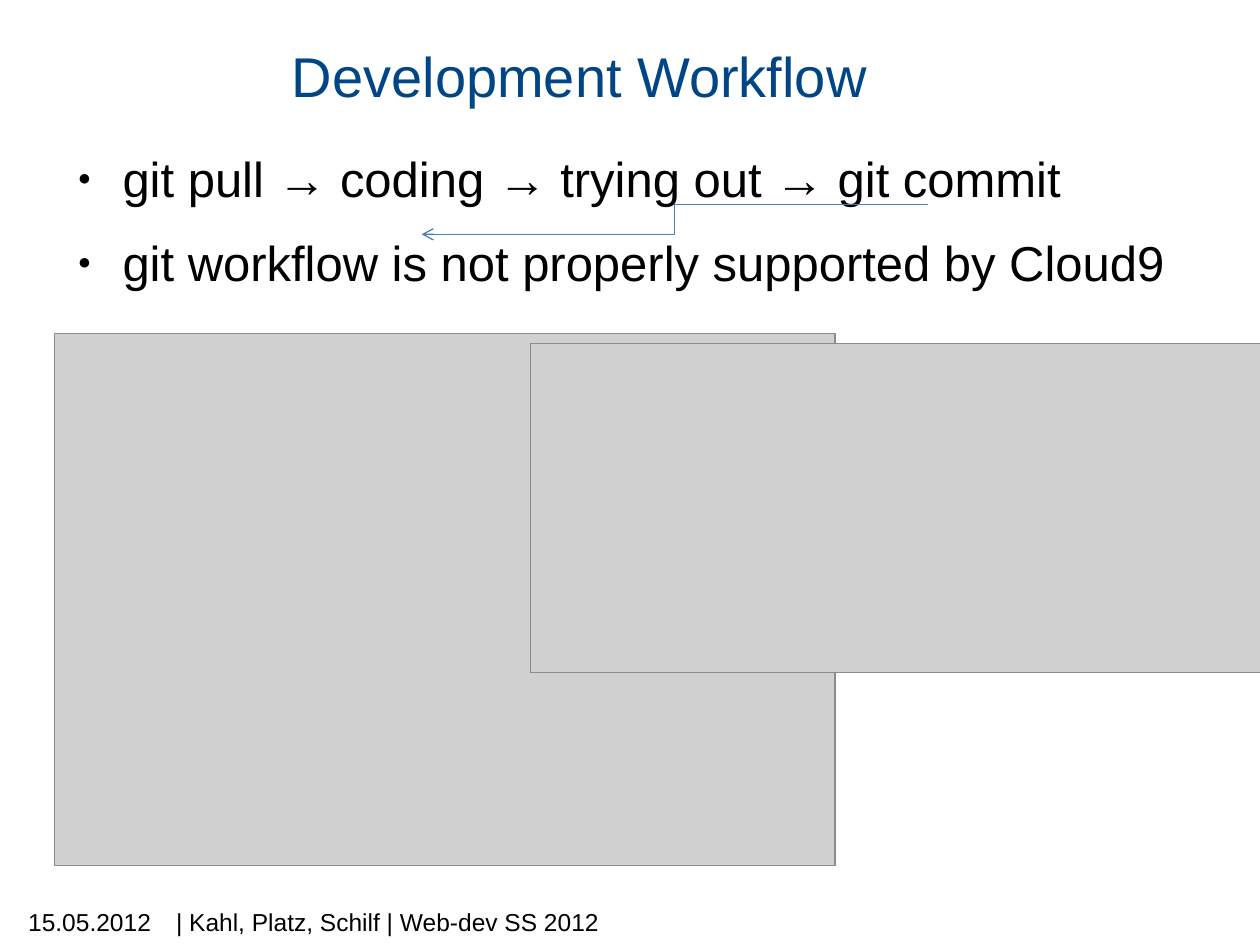
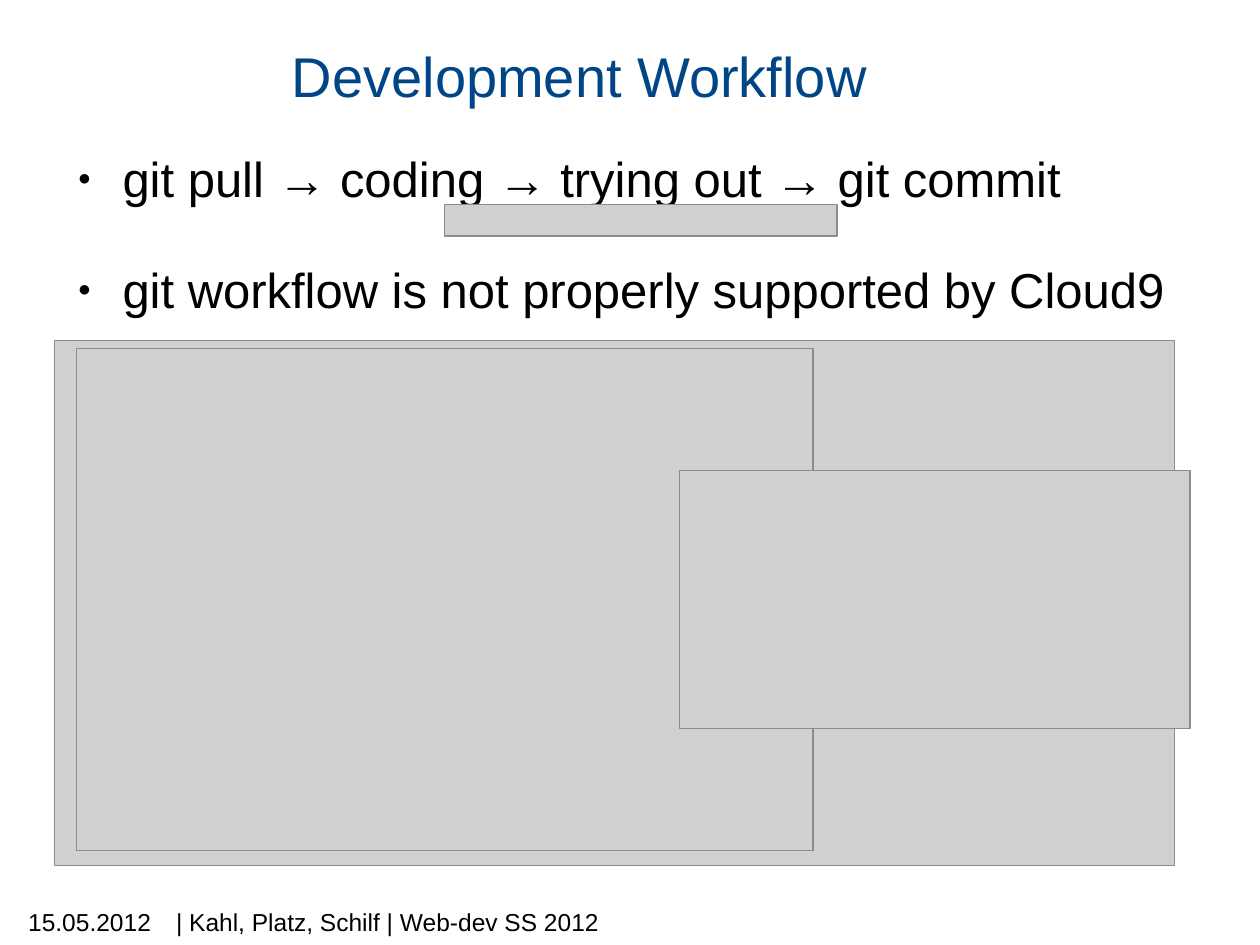
Before and after one commit to machisuji/webdev-spm, a slide deck: slide 5 of seminar/presentation/mps.pptx (slide 4 before the commit). Drawn at 1260x945 pixels with LibreOffice and Linux fonts; fonts in the diff are those of the drawing; grey boxes stand for pictures; background and template pictures are left out. Boxes give left, top, right and bottom in pixels: in the first picture for what was removed or moved away, otherwise in the second. Text is boxed around its words. In the diff, an @@ line names an element or a change of style, - is before the commit and + after.

```diff
--- a/seminar/presentation/mps.pptx
+++ b/seminar/presentation/mps.pptx
@@ text "git pull → coding → ..." rewrapped from (x1=123, y1=161, x2=1164, y2=291) to (x1=123, y1=161, x2=1164, y2=318) @@
@@ elbow arrow removed from (927, 204) to (422, 234) @@
@@ picture added at (x1=445, y1=204, x2=837, y2=236) @@
@@ picture added at (x1=54, y1=340, x2=1174, y2=866) @@
@@ picture resized from (x1=54, y1=334, x2=834, y2=866) to (x1=77, y1=349, x2=814, y2=852) @@
@@ picture resized from (x1=530, y1=344, x2=1260, y2=673) to (x1=679, y1=470, x2=1189, y2=728) @@
```
Also in this commit, not shown: 1 other slide changed, 2 slides added, 1 other file.
